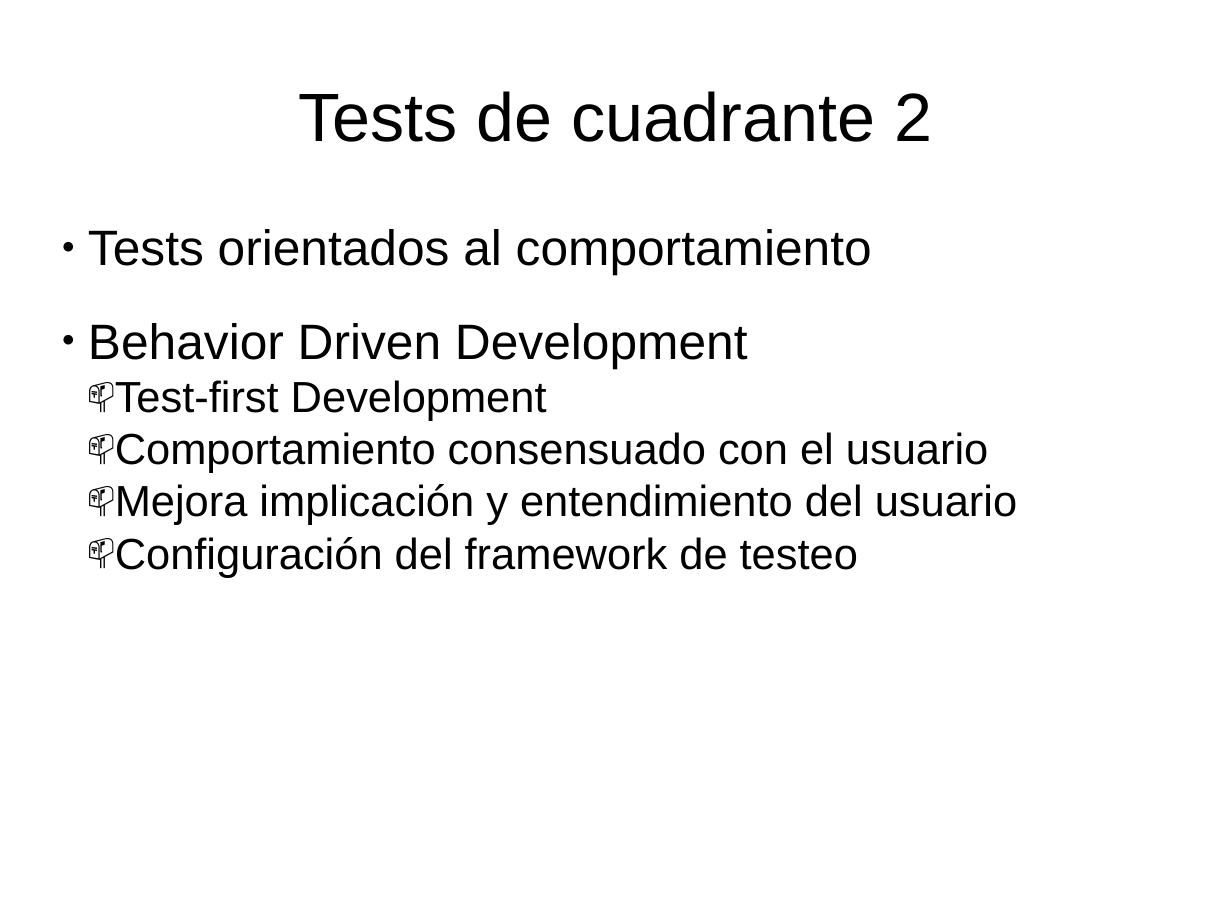
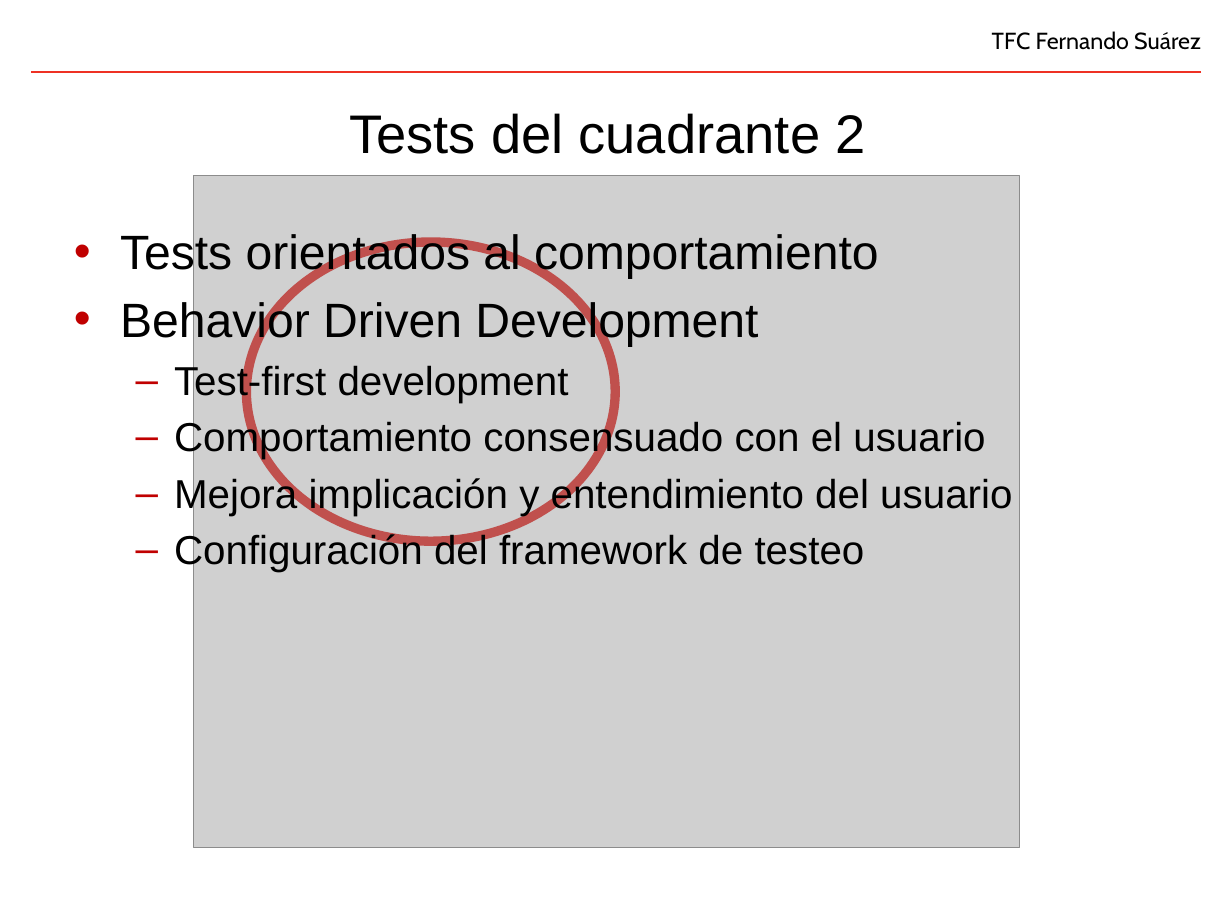
Before and after one commit to fsuarezj/toolBuilder-portlet, a slide deck: slide 10 of doc/presentation/presentacion.pptx. Drawn at 1232x924 pixels with LibreOffice and Linux fonts; fonts in the diff are those of the drawing; grey boxes stand for pictures; background and template pictures are left out. Boxes give left, top, right and bottom in pixels: in the first picture for what was removed or moved away, otherwise in the second. Text is boxed around its words. In the diff, an @@ line names an element or a change of style, - is before the commit and + after.

```diff
--- a/doc/presentation/presentacion.pptx
+++ b/doc/presentation/presentacion.pptx
@@ text added at [992, 31, 1201, 50], 15 pt, text #000000 @@
+TFC Fernando Suárez
@@ line added from (1202, 72) to (31, 72), #EE3124 1.5 pt @@
@@ title at [349, 113, 865, 154]: text changed; size 44 to 35 pt @@
-Tests de cuadrante 2
+Tests del cuadrante 2
@@ picture added at [193, 176, 1020, 847] @@
@@ text at [120, 231, 1012, 572]: size 32 to 31 pt in "Tests orientados al comportamiento", "Behavior Driven Development"; size 28 to 26 pt in "Comportamiento consensuado con el usuario", "Mejora implicación y entendimiento del usuario", "Configuración del framework de testeo"; bullet ● to •; more space between paragraphs; bullet 📫 to – @@
@@ ellipse added at [246, 241, 615, 541], outline #C0504D 6 pt @@
@@ text at [174, 363, 569, 403]: text changed; size 28 to 26 pt @@
-  📫 Test-first Development
+  – Test-first development
```
Also in this commit, not shown: 18 other slides changed, 4 slides added, 5 slides removed, 2 other files.
